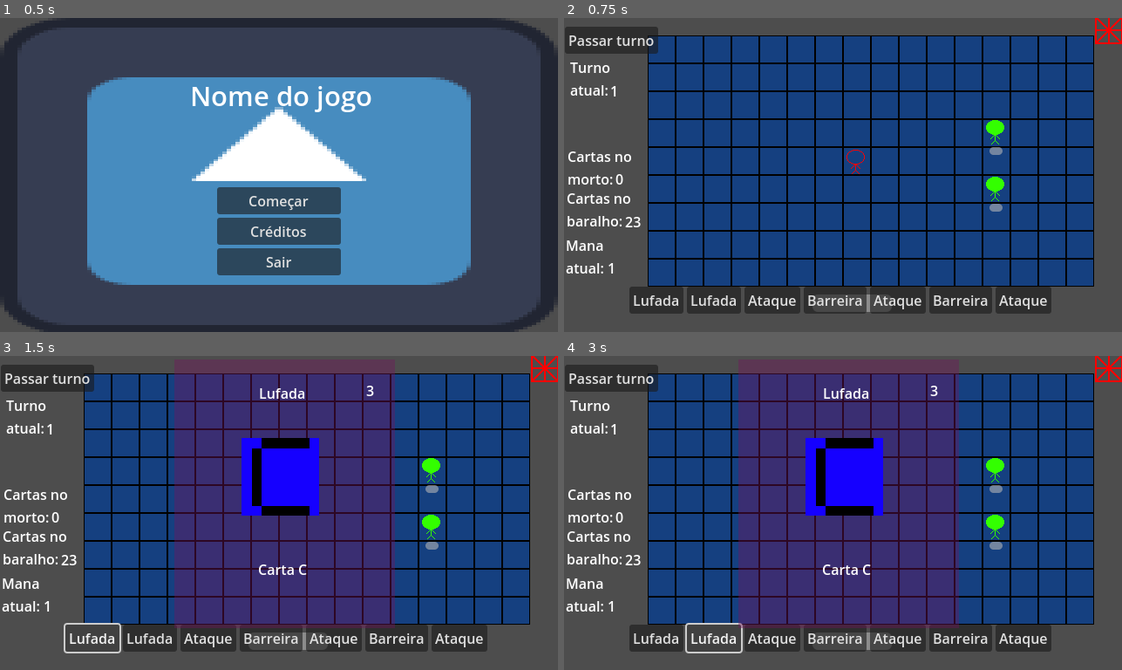
Above: before the commit, frames 1-4 (two rows, left to right).
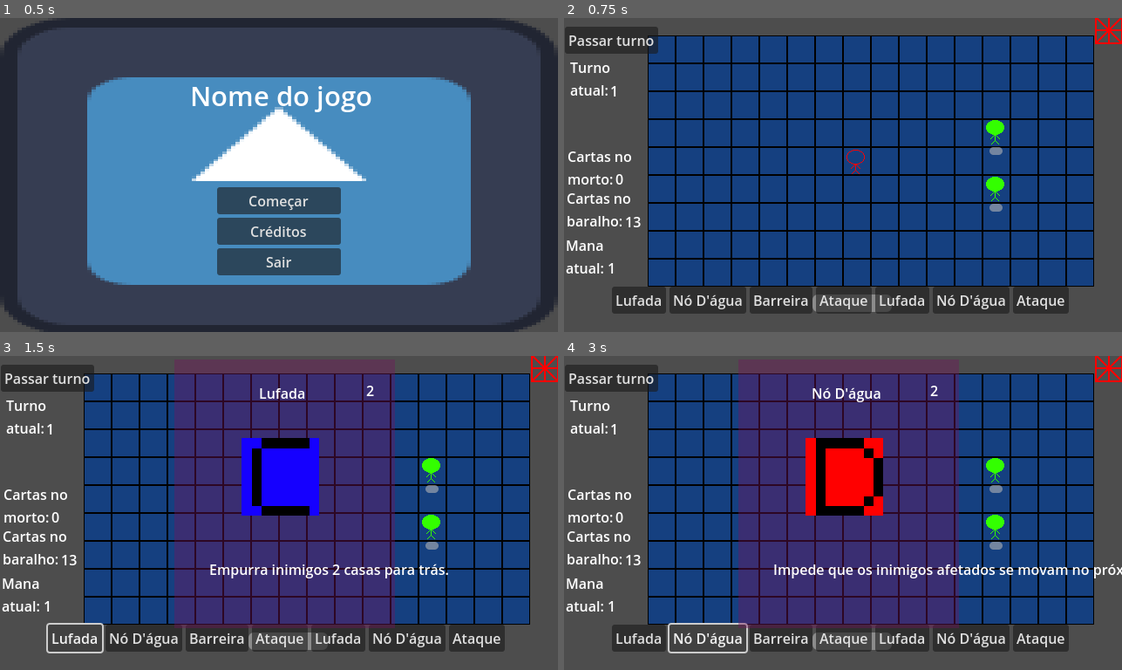
Above: after the commit, the same moments.

Repository: gdp-ufrj/alikia
Game: Godot game, scene res://Scenes/menu.tscn
The game is run twice, just before and just after one commit, with the same random seed, the same clock (stepped at 60 frames per second) and the same inputs. The engine's default icon, where the game draws it, is replaced by a stand-in: a white triangle on a blue panel in a dark square.
Inputs (mouse positions are in pixels of both pictures, inside the frame that each line leads up to):
- Up to frame 1 (0.5 s): no input
- Up to frame 2 (0.75 s): click "Começar" at 0.5 s
- Up to frame 3 (1.5 s): click "Lufada" at 1.25 s
- Up to frame 4 (3 s): click "Lufada" at 2 s; click (709, 638) at 2.75 s, where only the run after the commit has a clickable "Nó D'água"

Frame 1 is identical in both runs. In frame 2, 2.5% of the frame differs, in the area x 8-91%, y 63-95%; in frame 3, 3.0%; in frame 4, 6.4%, in the area x 8-100%, y 9-95%.

Commit message:
feat: Adiciona todas as cartas

Diff:
--- a/Resources/Cards/A.tres
+++ b/Resources/Cards/Ataque.tres
@@ -6,7 +6,7 @@
 [resource]
 script = ExtResource("1_at0a7")
 mainImage = ExtResource("1_xspl1")
-mana = 1
+mana = 0
 name = "Ataque"
-description = "Carta A"
-card_type = 3
+description = "Causa dano básico em um inimigo adjacente."
+card_type = 0
--- a/Resources/Cards/B.tres
+++ b/Resources/Cards/Barreira.tres
@@ -8,5 +8,5 @@
 mainImage = ExtResource("1_p1857")
 mana = 2
 name = "Barreira"
-description = "Carta B"
+description = "Cria uma barreira em determinado local que impede que inimigos avancem."
 card_type = 1
--- a/Resources/Cards/C.tres
+++ b/Resources/Cards/Lufada.tres
@@ -6,7 +6,7 @@
 [resource]
 script = ExtResource("1_8dnsg")
 mainImage = ExtResource("1_n4cbu")
-mana = 3
+mana = 2
 name = "Lufada"
-description = "Carta C"
+description = "Empurra inimigos 2 casas para trás."
 card_type = 2
--- /dev/null
+++ b/Resources/Cards/No_dagua.tres
@@ -0,0 +1,12 @@
+[gd_resource type="Resource" script_class="CardData" load_steps=3 format=3 uid="uid://dwp2adbghk2ng"]
+
+[ext_resource type="Texture2D" uid="uid://e5h4o5bxnlvs" path="res://Assets/CardsTextures/D.png" id="1_q42nn"]
+[ext_resource type="Script" path="res://Resources/CardData.gd" id="2_5ospo"]
+
+[resource]
+script = ExtResource("2_5ospo")
+mainImage = ExtResource("1_q42nn")
+mana = 2
+name = "Nó D'água"
+description = "Impede que os inimigos afetados se movam no próximo turno."
+card_type = 3
--- /dev/null
+++ b/Resources/Cards/Raio.tres
@@ -0,0 +1,12 @@
+[gd_resource type="Resource" script_class="CardData" load_steps=3 format=3 uid="uid://t4bi06f0xoes"]
+
+[ext_resource type="Texture2D" uid="uid://clo1bnaja6nok" path="res://Assets/CardsTextures/F.png" id="1_rljoj"]
+[ext_resource type="Script" path="res://Resources/CardData.gd" id="2_qr1bq"]
+
+[resource]
+script = ExtResource("2_qr1bq")
+mainImage = ExtResource("1_rljoj")
+mana = 1
+name = "Raio"
+description = "Causa 3 de dano a um inimigo."
+card_type = 5
--- /dev/null
+++ b/Resources/Cards/Turbilhao.tres
@@ -0,0 +1,12 @@
+[gd_resource type="Resource" script_class="CardData" load_steps=3 format=3 uid="uid://c87gau23c2fvn"]
+
+[ext_resource type="Texture2D" uid="uid://b23rg0xc2vum4" path="res://Assets/CardsTextures/E.png" id="1_7bed3"]
+[ext_resource type="Script" path="res://Resources/CardData.gd" id="2_0ug0d"]
+
+[resource]
+script = ExtResource("2_0ug0d")
+mainImage = ExtResource("1_7bed3")
+mana = 5
+name = "Turbilhão"
+description = "Causa 7 de dano as inimigos atingidos."
+card_type = 4
--- a/Scenes/deck_system.tscn
+++ b/Scenes/deck_system.tscn
@@ -1,13 +1,16 @@
-[gd_scene load_steps=9 format=3 uid="uid://b6wjwe3k5uxst"]
+[gd_scene load_steps=12 format=3 uid="uid://b6wjwe3k5uxst"]
 
 [ext_resource type="Script" path="res://Scripts/DeckSystem/deck_system.gd" id="1_15g3y"]
 [ext_resource type="Script" path="res://Scripts/DeckSystem/deck.gd" id="1_pdggs"]
-[ext_resource type="Resource" uid="uid://bi1morduw4kr7" path="res://Resources/Cards/A.tres" id="2_bqs1d"]
 [ext_resource type="PackedScene" path="res://Scenes/card_zoom.tscn" id="3_mfhcc"]
-[ext_resource type="Resource" uid="uid://dlac5bp1bw4f7" path="res://Resources/Cards/B.tres" id="3_ur5lm"]
+[ext_resource type="Resource" uid="uid://bi1morduw4kr7" path="res://Resources/Cards/Ataque.tres" id="3_t6yxa"]
 [ext_resource type="Script" path="res://Scripts/DeckSystem/hand.gd" id="3_yw3pl"]
-[ext_resource type="Resource" uid="uid://bm7toebap67gy" path="res://Resources/Cards/C.tres" id="4_t3snl"]
+[ext_resource type="Resource" uid="uid://dlac5bp1bw4f7" path="res://Resources/Cards/Barreira.tres" id="4_5iqxl"]
+[ext_resource type="Resource" uid="uid://bm7toebap67gy" path="res://Resources/Cards/Lufada.tres" id="5_13pb0"]
+[ext_resource type="Resource" uid="uid://dwp2adbghk2ng" path="res://Resources/Cards/No_dagua.tres" id="6_m8rrf"]
 [ext_resource type="AudioStream" uid="uid://j1pa3cacq70c" path="res://Áudio/mouse_on_card.mp3" id="6_uliy8"]
+[ext_resource type="Resource" uid="uid://t4bi06f0xoes" path="res://Resources/Cards/Raio.tres" id="7_iiibq"]
+[ext_resource type="Resource" uid="uid://c87gau23c2fvn" path="res://Resources/Cards/Turbilhao.tres" id="8_cbrg1"]
 
 [node name="DeckSystem" type="Node2D"]
 script = ExtResource("1_15g3y")
@@ -17,8 +20,8 @@
 script = ExtResource("1_pdggs")
 deck_count_label = NodePath("DeckControl/DeckCount")
 discard_count_label = NodePath("DiscardControl/DiscardCount")
-equipped_cards = Array[Resource("res://Resources/CardData.gd")]([ExtResource("2_bqs1d"), ExtResource("3_ur5lm"), ExtResource("4_t3snl")])
-equipped_cards_quantity = Array[int]([10, 10, 10])
+equipped_cards = Array[Resource("res://Resources/CardData.gd")]([ExtResource("3_t6yxa"), ExtResource("4_5iqxl"), ExtResource("5_13pb0"), ExtResource("6_m8rrf"), ExtResource("7_iiibq"), ExtResource("8_cbrg1")])
+equipped_cards_quantity = Array[int]([4, 4, 4, 4, 4, 0])
 
 [node name="DeckControl" type="Control" parent="Deck"]
 layout_mode = 3
Binary file added: Assets/CardsTextures/D.png
Not shown, added: Assets/CardsTextures/D.png.import
Binary file added: Assets/CardsTextures/E.png
Not shown, added: Assets/CardsTextures/E.png.import
Binary file added: Assets/CardsTextures/F.png
Not shown, added: Assets/CardsTextures/F.png.import
